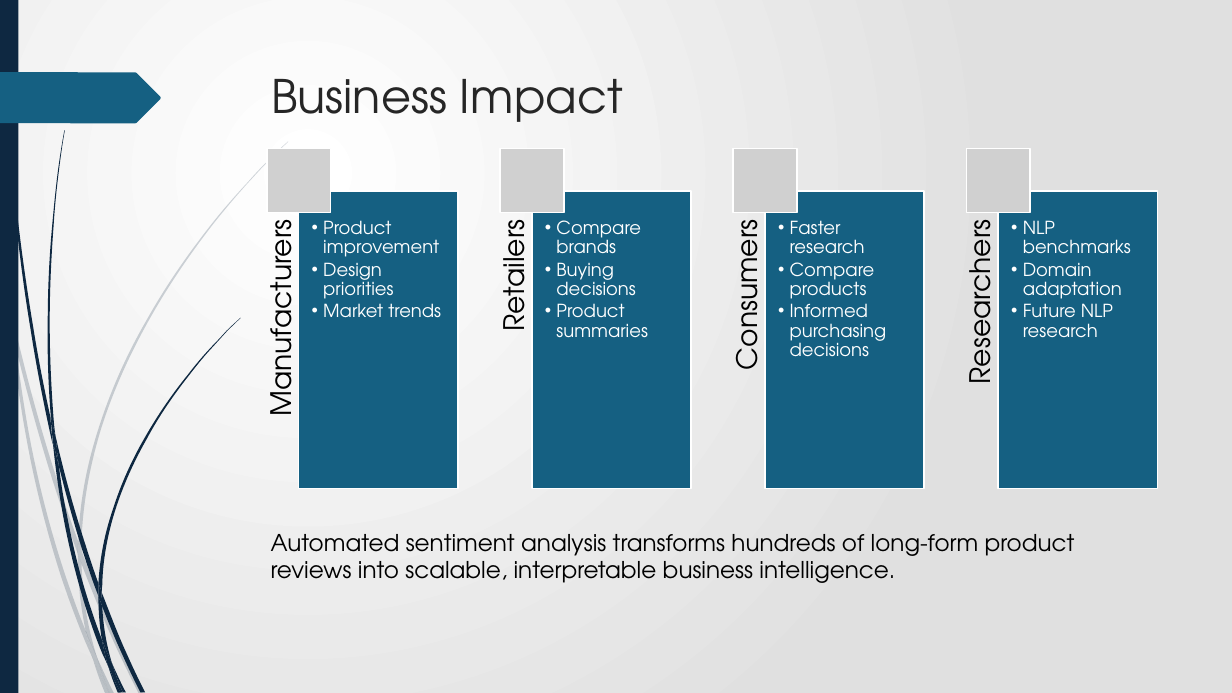
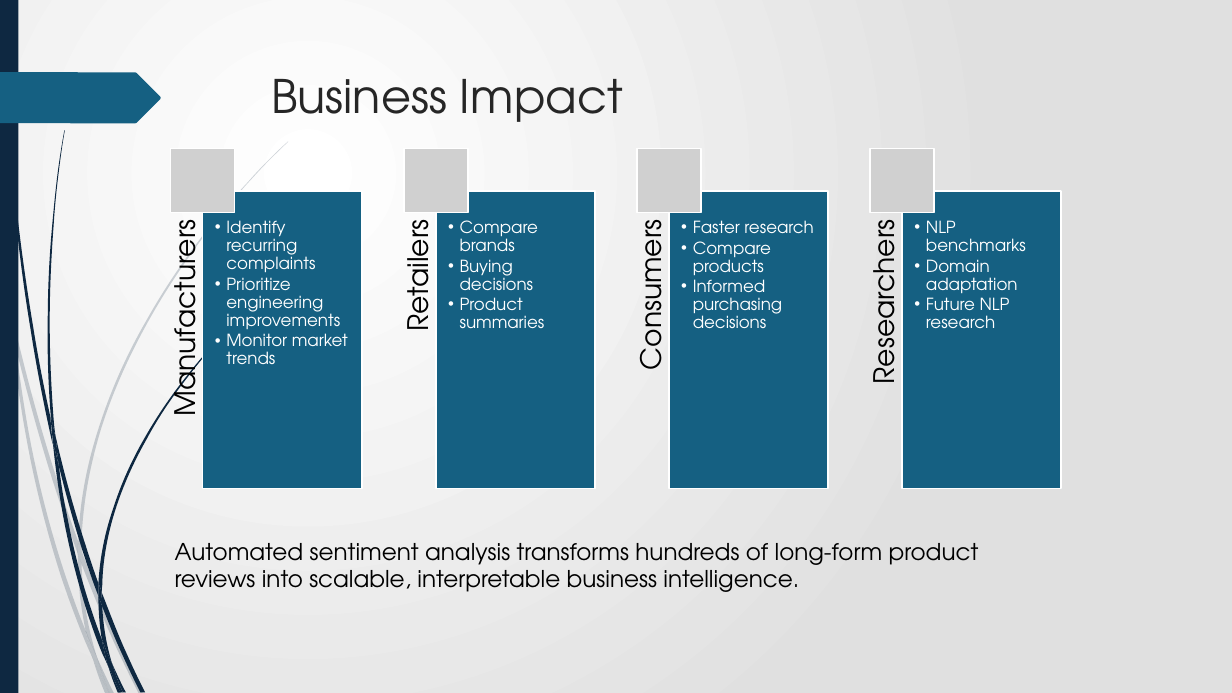
Before and after one commit to Austin-Engstrom/capstone-ds785, a slide deck: slide 6 of project_documents/DS785_Final_Presentation.pptx. Drawn at 1232x693 pixels with LibreOffice and Linux fonts; fonts in the diff are those of the drawing; grey boxes stand for pictures. Boxes give left, top, right and bottom in pixels: in the first picture for what was removed or moved away, otherwise in the second. Text is boxed around its words. In the diff, an @@ line names an element or a change of style, - is before the commit and + after.

```diff
--- a/project_documents/DS785_Final_Presentation.pptx
+++ b/project_documents/DS785_Final_Presentation.pptx
@@ group added at [171, 149, 934, 364]: 4 pictures, 1 text @@
+  • Identify recurring complaints
+  • Prioritize engineering improvements
+  • Monitor market trends
@@ group removed at [267, 149, 1031, 318]: 4 pictures, 1 text @@
-  • Product improvement
-  • Design priorities
-  • Market trends
@@ 7 texts, 4 rectangles: place and size @@
-7 texts, 4 rectangles at [257, 191, 1157, 489]
+7 texts, 4 rectangles at [161, 191, 1061, 489]
@@ size 14 to 13 pt in 3 elements at [460, 220, 545, 328], [693, 220, 813, 329], [926, 220, 1026, 328] @@
@@ text "Automated sentiment analysis transforms hundreds ...": place and size @@
-text "Automated sentiment analysis transforms hundreds ..." at [271, 534, 1075, 583]
+text "Automated sentiment analysis transforms hundreds ..." at [175, 543, 979, 592]
```
Also in this commit, not shown: 3 other slides changed.
